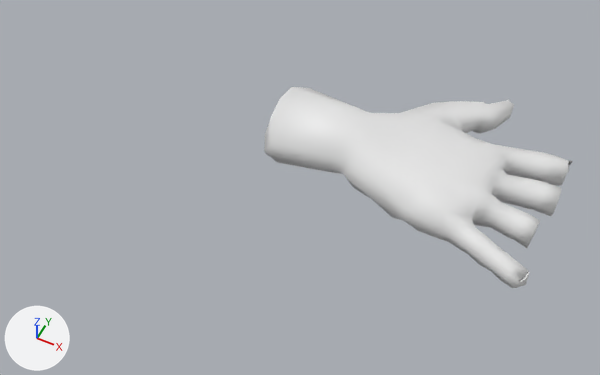
A saved change to the FBX model Assets/Models/Hand/Hand.fbx.
Both versions are drawn from a 50 mm lens placed at (4.6, -4.6, 7.13), pointed at (2.12, 0.38, 0.91). The lights are fixed; the arrows at lower left show +X, +Y and +Z. The older version comes first. Where no turn or scale is listed for an object, it has been applied to the vertices.

In view in the first picture: 'Mano'.
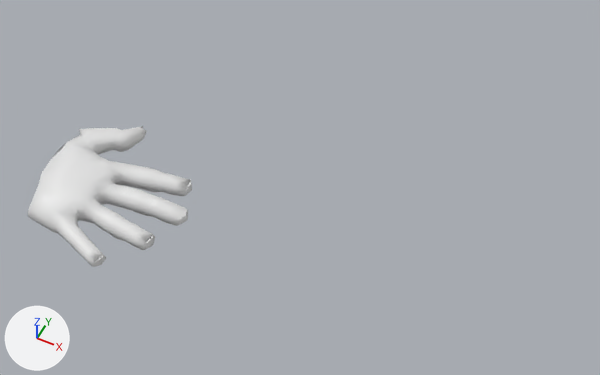
Changed parts and their boxes (x1, y1, x2, y2) in the pictures (600 x 375 px):
'Mano', reshaped, moved (46% narrower, 30% shorter): before (264, 87, 573, 288); after (27, 126, 192, 267)
part 1 of me_cube, built on: before (527, 161, 573, 248); after (114, 173, 192, 250)
part 2 of me_cube, cut back: before (264, 87, 448, 219); after (27, 130, 84, 216)

The change, as a list of edits to the scene's bpy script:
```text
Change me_cube:
    used by ob_mano; location = (0.0, 0.0, 0.0)
    remove me_cube.from_pydata(...)  # 444 vertices, 457 faces; spans x 1.91..4.5, y -0.53..1.46, z 1.61..2.21
    add me_cube.from_pydata(...)  # 494 vertices, 505 faces; spans x 3.14..4.98, y -0.53..1.46, z 1.64..2.11
    me_cube part 1
    3 faces are deleted
    116 vertices are added at x 4.5..4.98, y -0.09..0.98, z 1.71..1.96
    126 new faces join them
    me_cube part 2
    66 vertices are removed from x 1.91..3.1, y -0.19..0.83, z 1.61..2.21
    76 faces are deleted
    1 new face joins them
Change ob_mano:
    ob_mano.location: (0.0, 0.0, 0.0) -> (-4.164, -0.329, -1.858)
```
